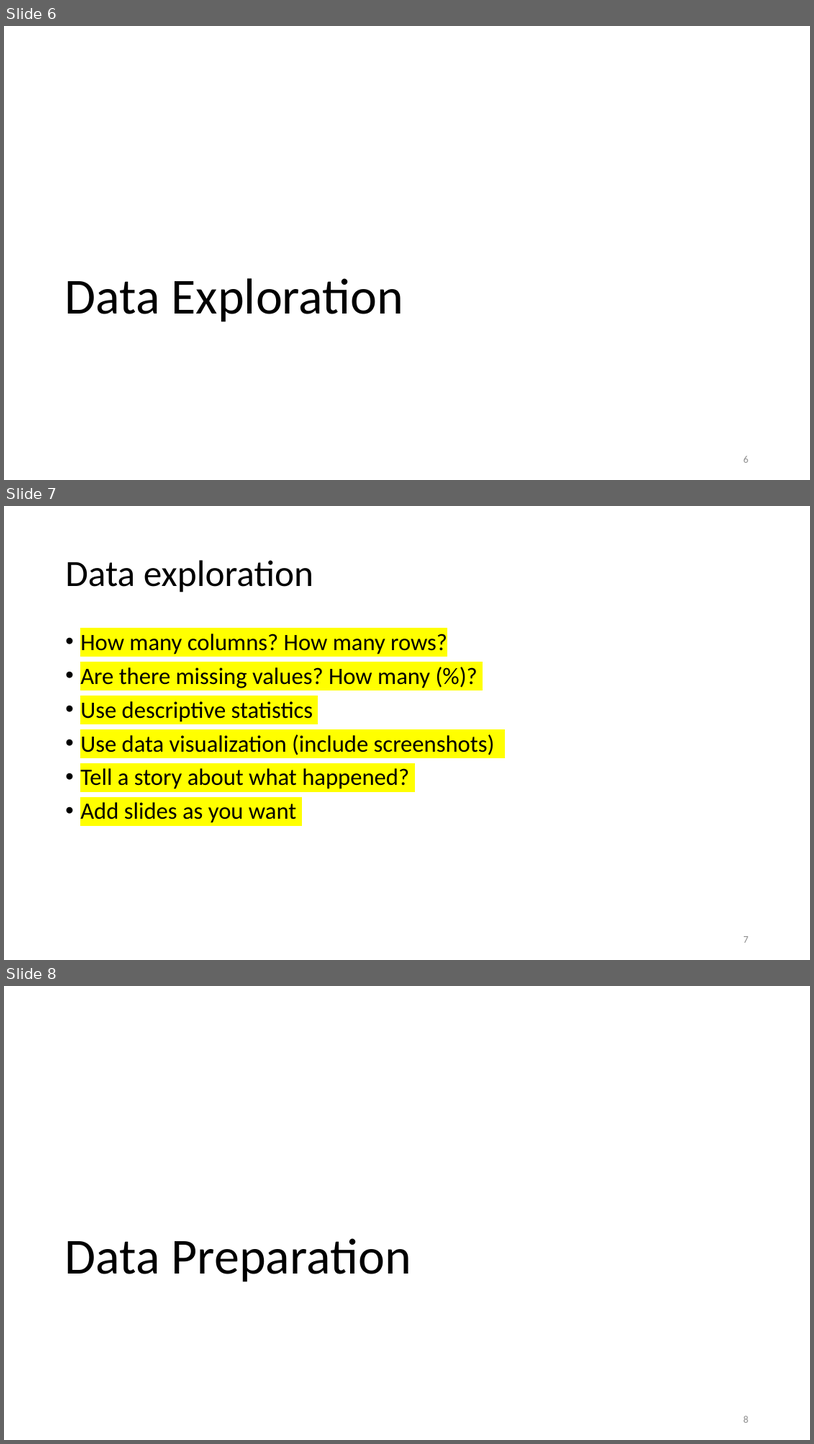
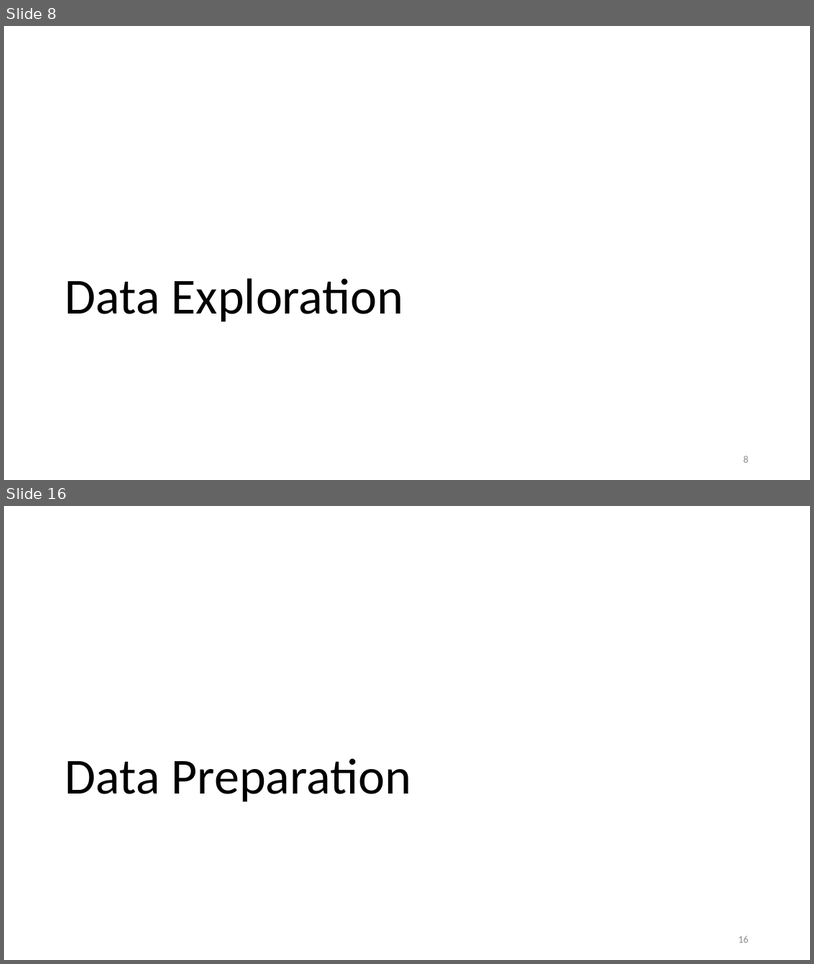
Before and after one commit to MotasemZiad/Oil-Spill-Classification, a slide deck: Presentation/Project Presentation.pptx. Shown one above the other, each under a label of ours: slides 6, 7 and 8 before the commit, slides 8 and 16 after it; the slides between them are not shown. The pictures are 814x1444 and 814x964 pixels, drawn with LibreOffice and Linux fonts; fonts in the diff are those of the drawing. Boxes give left, top, right and bottom in pixels: in the first picture for what was removed or moved away, otherwise in the second. Text is boxed around its words. In the diff, an @@ line names an element or a change of style, - is before the commit and + after.

```diff
--- a/Presentation/Project Presentation.pptx
+++ b/Presentation/Project Presentation.pptx
@@ slide 7 removed at [4,506,810,960], background #FFFFFF @@
@@ title removed at [65,560,314,592] @@
-Data exploration
@@ text removed at [80,633,495,823] @@
-• How many columns? How many rows?
-• Are there missing values? How many (%)?
-• Use descriptive statistics
-• Use data visualization (include screenshots)
-• Tell a story about what happened?
-• Add slides as you want
@@ page number removed at [743,936,748,942] @@
-7
@@ what was slide 6 is now slide 8 @@
@@ what was slide 8 is now slide 16 @@
@@ page number at [738,936,748,942]: text changed @@
-8
+16
```
Also in this commit, not shown: 2 slides changed, 21 slides added, 5 other slides removed, 7 other files.
